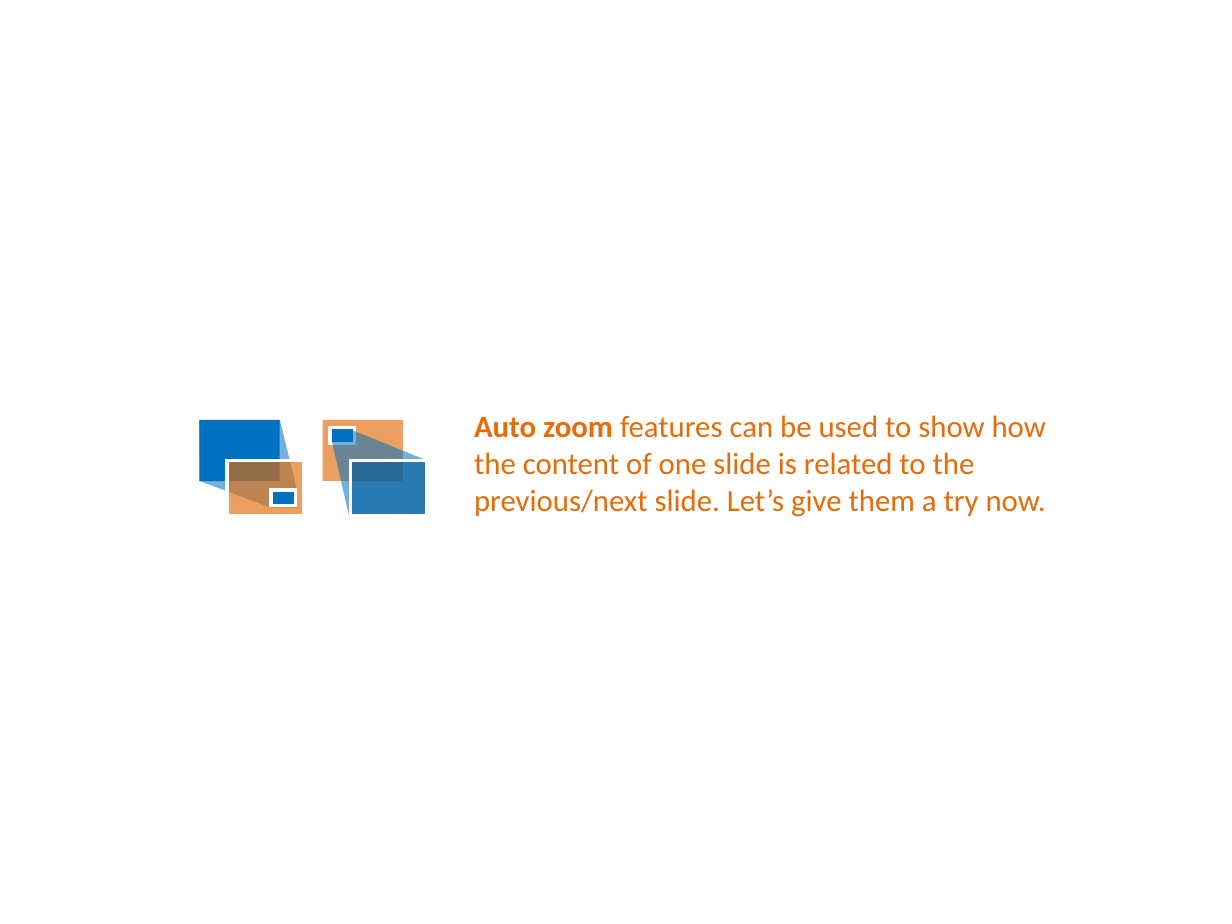
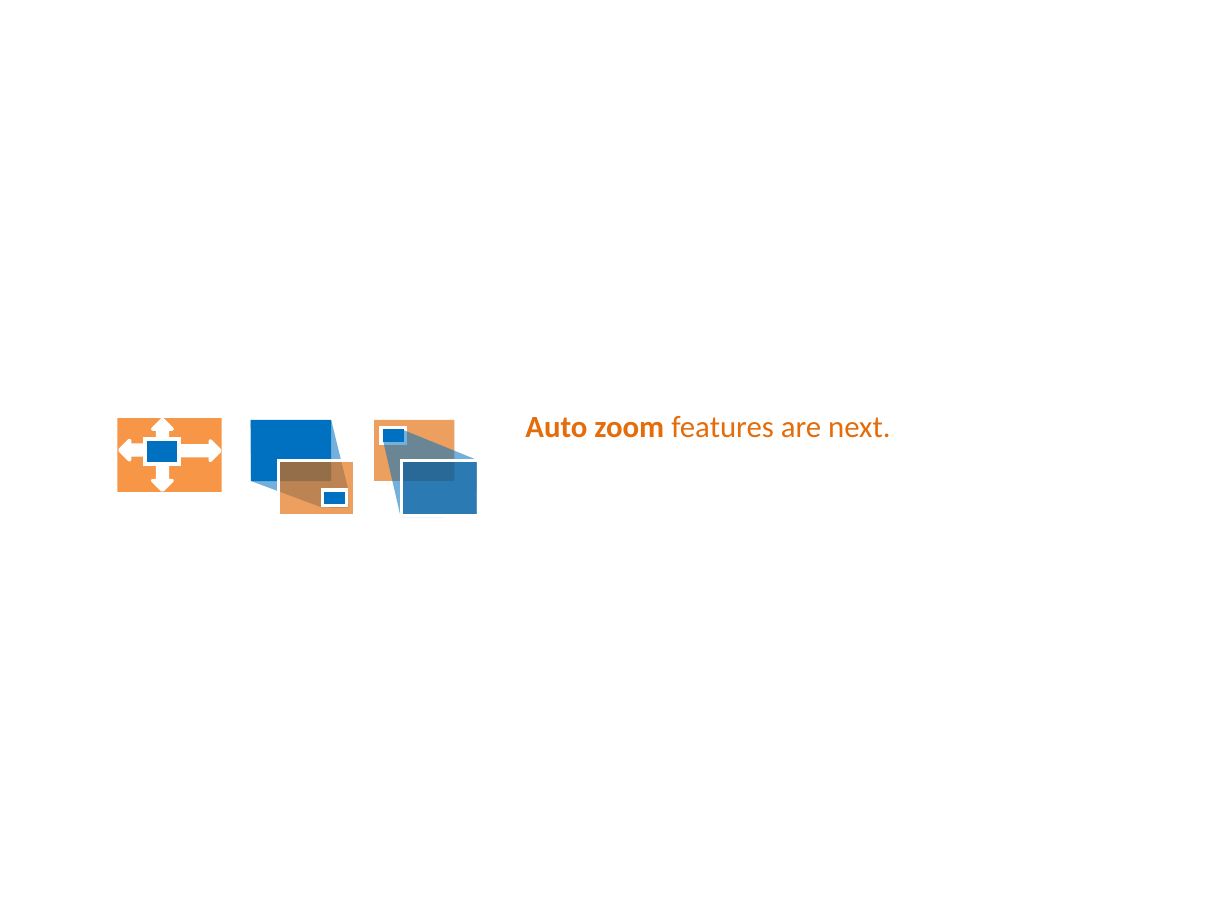
Before and after one commit to PowerPointLabs/PowerPointLabs-Website, a slide deck: slide 13 of samples/tutorial.pptx. Drawn at 1232x924 pixels with LibreOffice and Linux fonts; fonts in the diff are those of the drawing. Boxes give left, top, right and bottom in pixels: in the first picture for what was removed or moved away, otherwise in the second. Text is boxed around its words. In the diff, an @@ line names an element or a change of style, - is before the commit and + after.

```diff
--- a/samples/tutorial.pptx
+++ b/samples/tutorial.pptx
@@ text at (525,416,890,438): text changed @@
-Auto zoom features can be used to show how the content of one slide is related to the previous/next slide. Let’s give them a try now.
+Auto zoom features are next.
@@ group added at (117,418,222,492): 4 up arrows, 2 rectangles @@
@@ 6 rectangles, 2 freeform shapes: place and size @@
-6 rectangles, 2 freeform shapes at (200,420,426,517)
+6 rectangles, 2 freeform shapes at (250,420,478,517)
```
Also in this commit, not shown: 2 other slides changed, 4 slides added.
